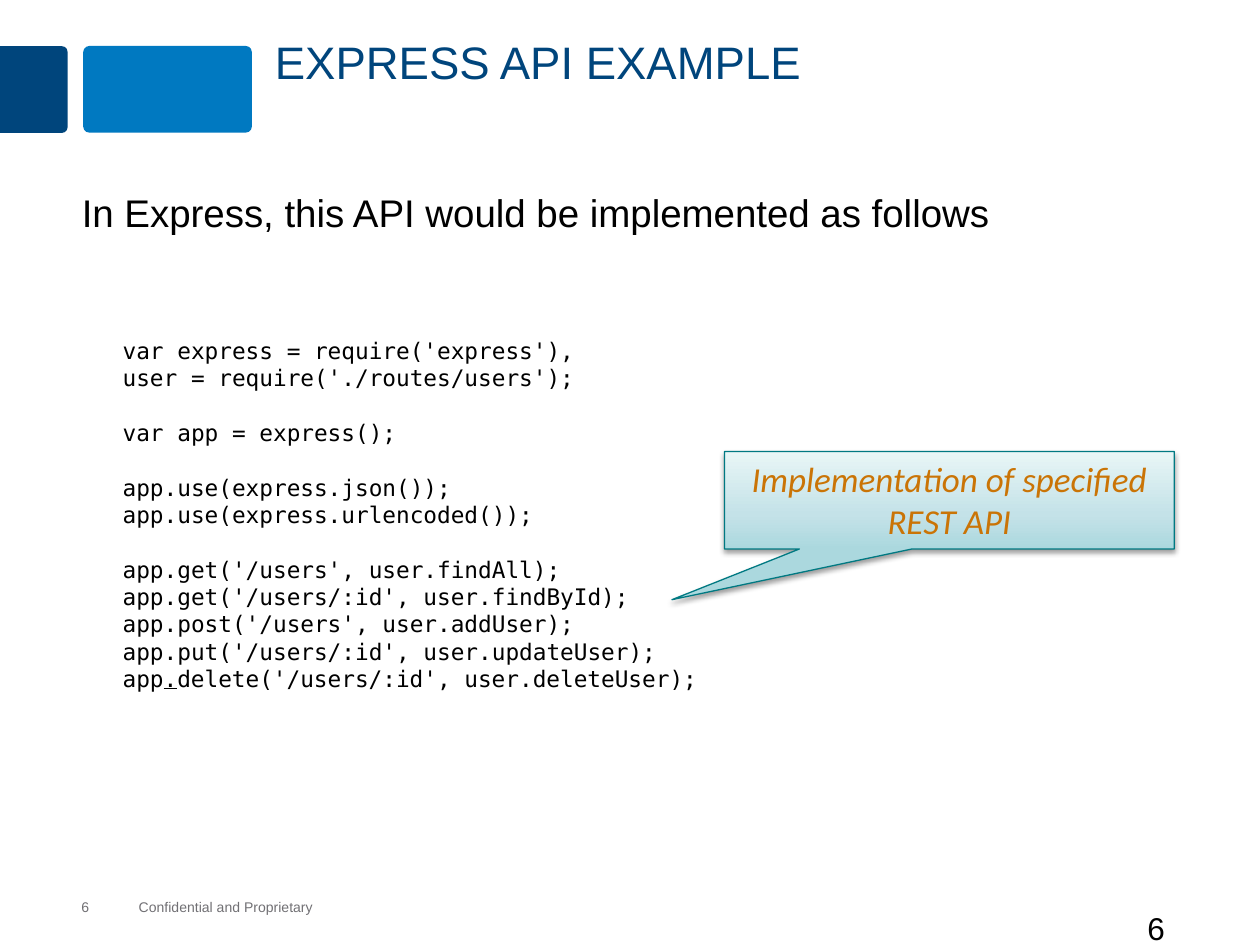
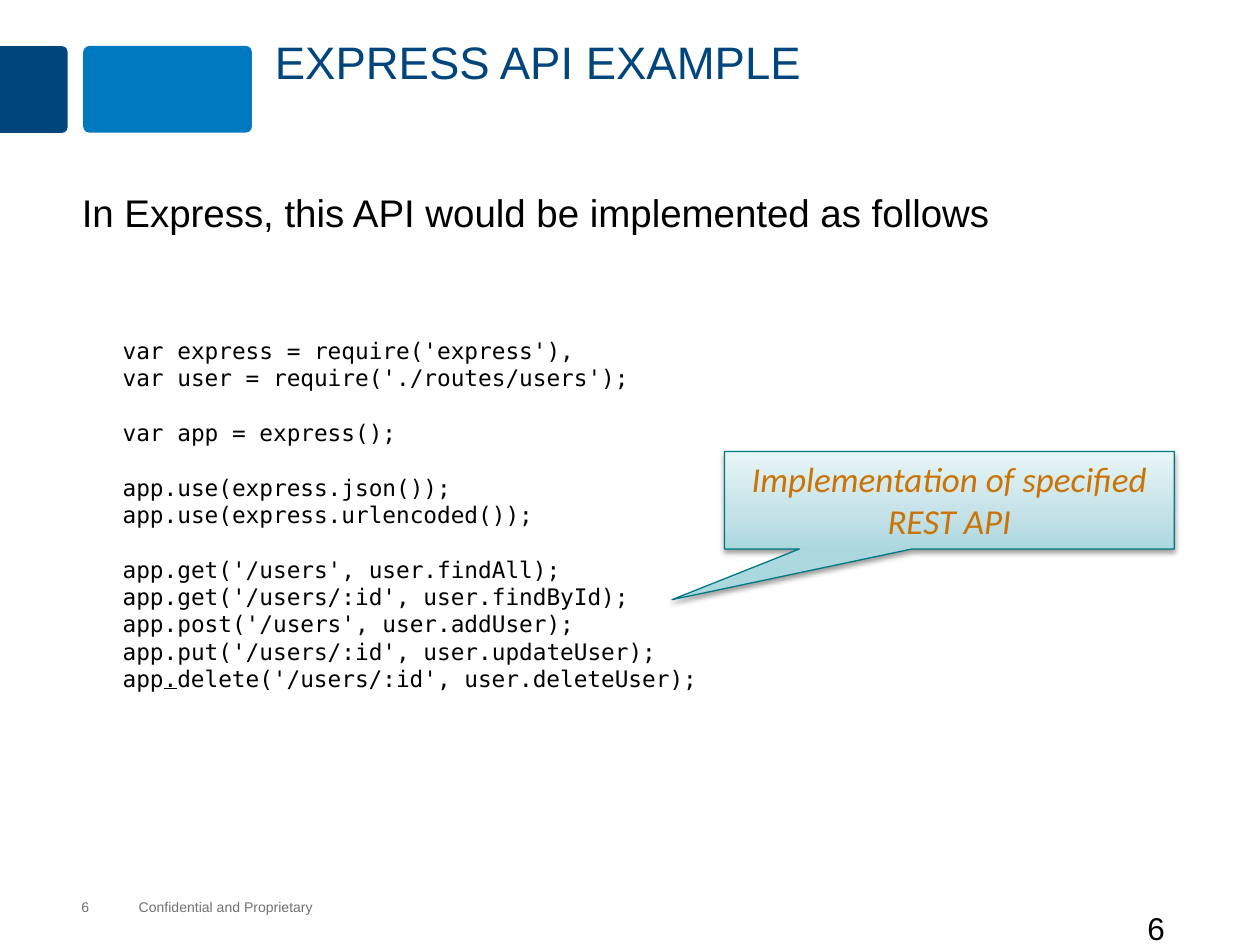
Before and after one commit to MaxMillington/nodePractice, a slide deck: slide 6 of node/lesson-61-restful-express/restful-express.pptx. Drawn at 1260x945 pixels with LibreOffice and Linux fonts; fonts in the diff are those of the drawing; background and template pictures are left out. Boxes give left, top, right and bottom in pixels: in the first picture for what was removed or moved away, otherwise in the second. Text is boxed around its words. In the diff, an @@ line names an element or a change of style, - is before the commit and + after.

```diff
--- a/node/lesson-61-restful-express/restful-express.pptx
+++ b/node/lesson-61-restful-express/restful-express.pptx
@@ text at <box>123,368,629,391</box>: text changed @@
-user = require('./routes/users');
+var user = require('./routes/users');
```
Also in this commit, not shown: 1 other file.
